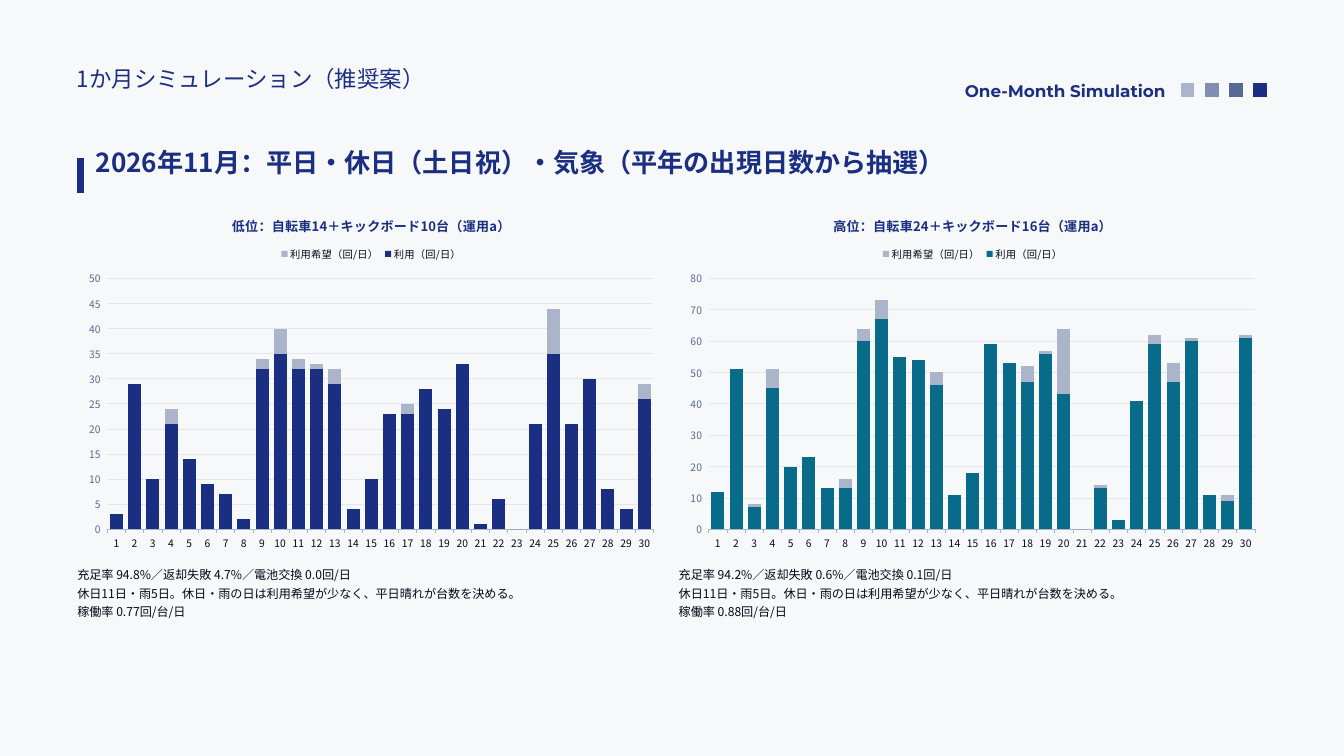
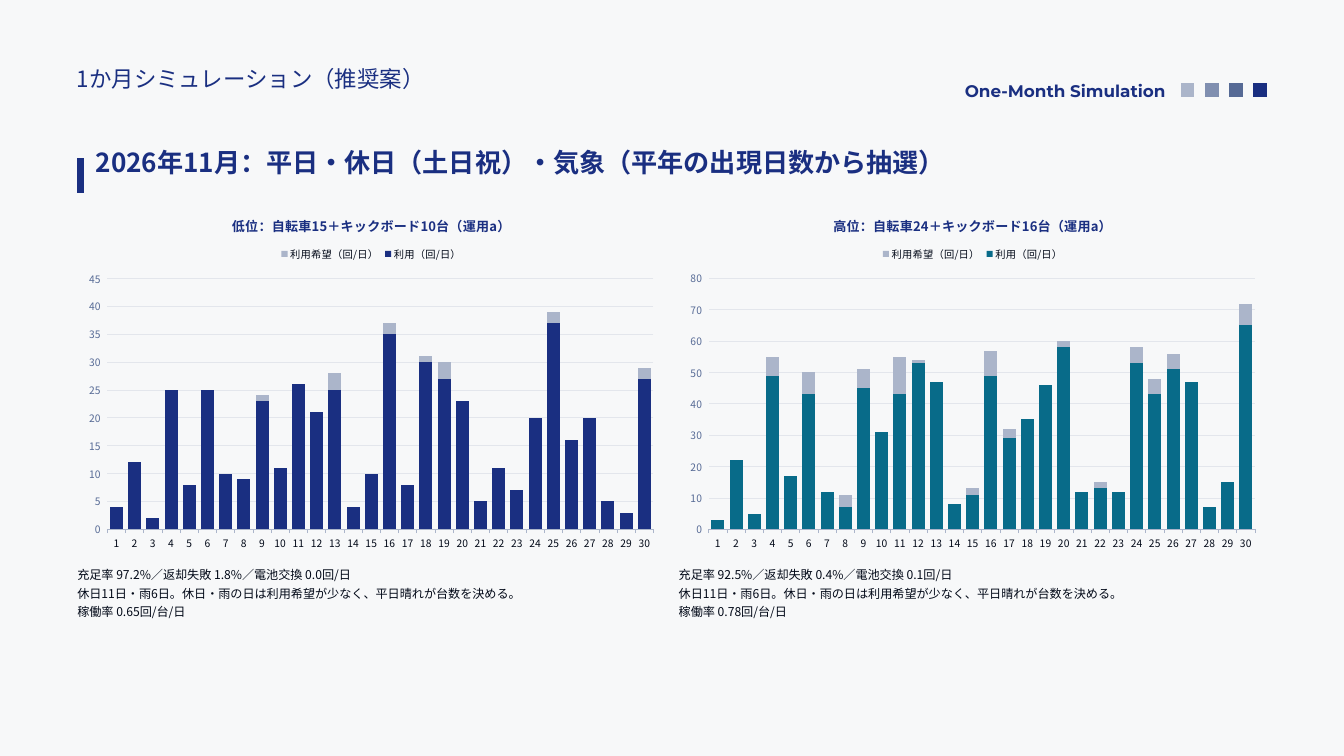
Before and after one commit to saigaeno-cmd/mikuri_sim, a slide deck: slide 13 of data/output/study/報告_モビリティシェア検討.pptx (slide 12 before the commit). Drawn at 1344x756 pixels with LibreOffice and Linux fonts; fonts in the diff are those of the drawing. Boxes give left, top, right and bottom in pixels: in the first picture for what was removed or moved away, otherwise in the second. Text is boxed around its words. In the diff, an @@ line names an element or a change of style, - is before the commit and + after.

```diff
--- a/data/output/study/報告_モビリティシェア検討.pptx
+++ b/data/output/study/報告_モビリティシェア検討.pptx
@@ column chart at box(77, 202, 665, 558) @@
@@ title "低位：自転車14＋キックボード10台（運用a）" to "低位：自転車15＋キックボード10台（運用a）" @@
-利用希望（回/日）: 3, 29, 10, 24, 14, 9, 7, 2, 34, 40, 34, 33, 32, 4, 10, 23, 25, 28, 24, 33, 1, 6, 0, 21, 44, 21, 30, 8, 4, 29
+利用希望（回/日）: 4, 12, 2, 25, 8, 25, 10, 9, 24, 11, 26, 21, 28, 4, 10, 37, 8, 31, 30, 23, 5, 11, 7, 20, 39, 16, 20, 5, 3, 29
-利用（回/日）: 3, 29, 10, 21, 14, 9, 7, 2, 32, 35, 32, 32, 29, 4, 10, 23, 23, 28, 24, 33, 1, 6, 0, 21, 35, 21, 30, 8, 4, 26
+利用（回/日）: 4, 12, 2, 25, 8, 25, 10, 9, 23, 11, 26, 21, 25, 4, 10, 35, 8, 30, 27, 23, 5, 11, 7, 20, 37, 16, 20, 5, 3, 27
@@ column chart at box(679, 202, 1267, 558) @@
-利用希望（回/日）: 12, 51, 8, 51, 20, 23, 13, 16, 64, 73, 55, 54, 50, 11, 18, 59, 53, 52, 57, 64, 0, 14, 3, 41, 62, 53, 61, 11, 11, 62
+利用希望（回/日）: 3, 22, 5, 55, 17, 50, 12, 11, 51, 31, 55, 54, 47, 8, 13, 57, 32, 35, 46, 60, 12, 15, 12, 58, 48, 56, 47, 7, 15, 72
-利用（回/日）: 12, 51, 7, 45, 20, 23, 13, 13, 60, 67, 55, 54, 46, 11, 18, 59, 53, 47, 56, 43, 0, 13, 3, 41, 59, 47, 60, 11, 9, 61
+利用（回/日）: 3, 22, 5, 49, 17, 43, 12, 7, 45, 31, 43, 53, 47, 8, 11, 49, 29, 35, 46, 58, 12, 13, 12, 53, 43, 51, 47, 7, 15, 65
@@ text at box(77, 569, 521, 618): text changed @@
-充足率 94.8%／返却失敗 4.7%／電池交換 0.0回/日
-休日11日・雨5日。休日・雨の日は利用希望が少なく、平日晴れが台数を決める。
-稼働率 0.77回/台/日
+充足率 97.2%／返却失敗 1.8%／電池交換 0.0回/日
+休日11日・雨6日。休日・雨の日は利用希望が少なく、平日晴れが台数を決める。
+稼働率 0.65回/台/日
@@ text at box(679, 568, 1123, 618): text changed @@
-充足率 94.2%／返却失敗 0.6%／電池交換 0.1回/日
-休日11日・雨5日。休日・雨の日は利用希望が少なく、平日晴れが台数を決める。
-稼働率 0.88回/台/日
+充足率 92.5%／返却失敗 0.4%／電池交換 0.1回/日
+休日11日・雨6日。休日・雨の日は利用希望が少なく、平日晴れが台数を決める。
+稼働率 0.78回/台/日
```
Also in this commit, not shown: 21 other slides changed, 2 slides added, 7 other files.
